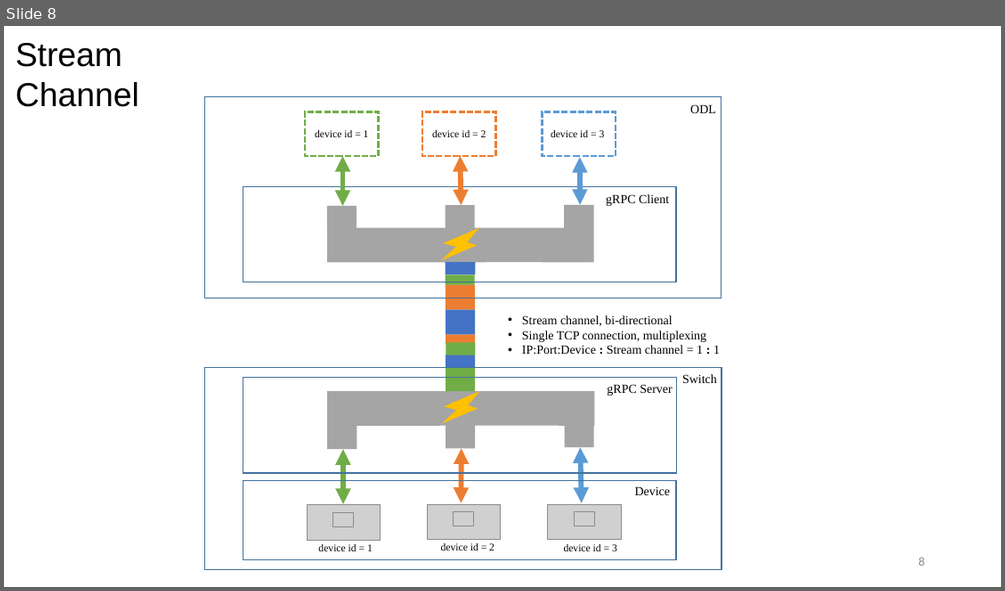
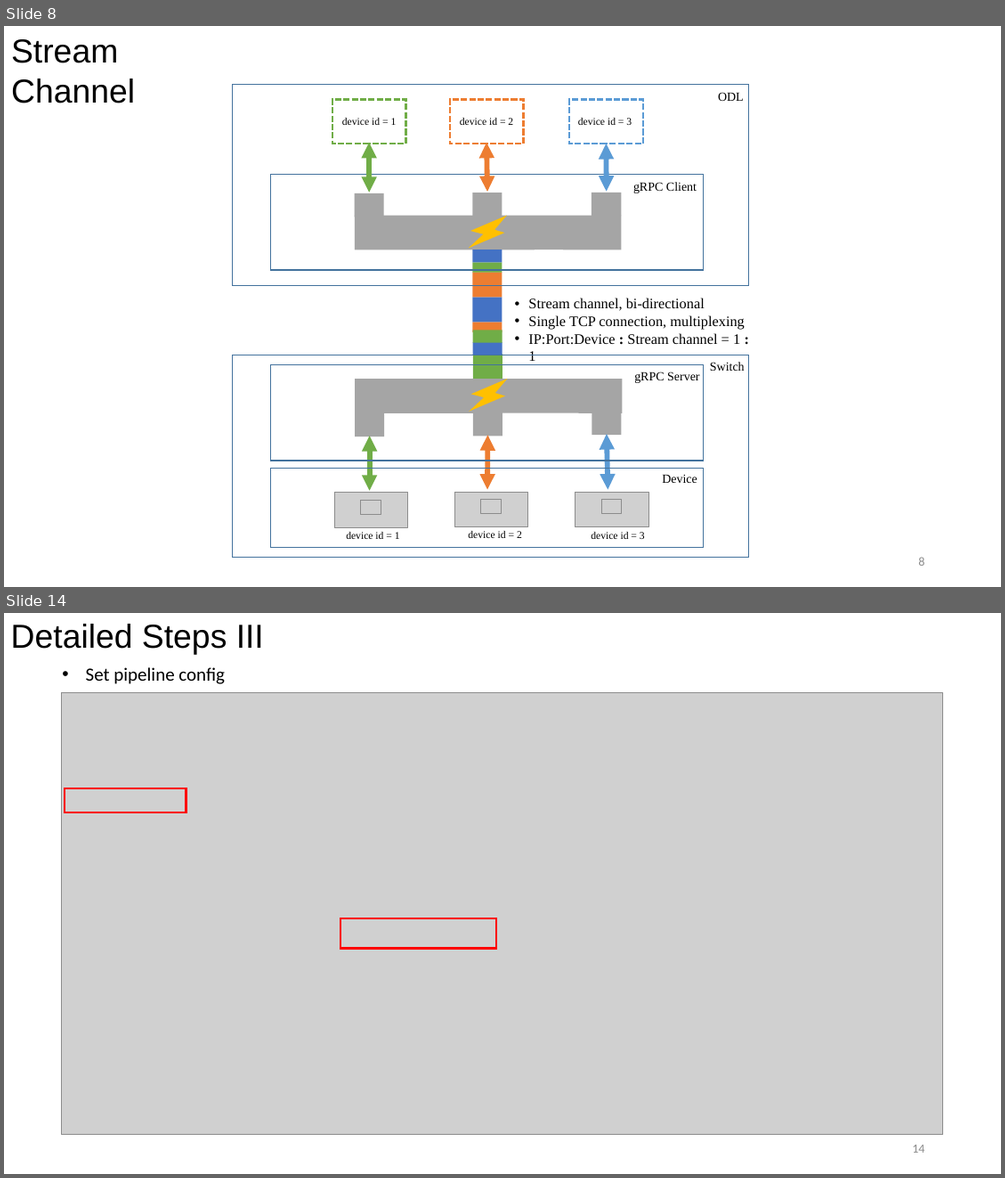
Before and after one commit to dingrui37/resources, a slide deck: ODL+P4 GNTC.pptx. Shown one above the other, each under a label of ours: slide 8 before the commit, slides 8 and 14 after it; the slides between them are not shown. The pictures are 1005x591 and 1005x1178 pixels, drawn with LibreOffice and Linux fonts; fonts in the diff are those of the drawing; grey boxes stand for pictures; background and template pictures are left out. Boxes give left, top, right and bottom in pixels: in the first picture for what was removed or moved away, otherwise in the second. Text is boxed around its words. In the diff, an @@ line names an element or a change of style, - is before the commit and + after.

```diff
--- a/ODL+P4 GNTC.pptx
+++ b/ODL+P4 GNTC.pptx
@@ slide 14 added at (4,613,1001,1174), background #FFFFFF @@
@@ text added at (11,624,264,655), 32 pt, text #000000 @@
+Detailed Steps III
@@ text added at (86,667,225,684), 18 pt, text #000000 @@
+• Set pipeline config
@@ picture added at (62,693,943,1135) @@
@@ rectangle added at (65,788,186,811), outline #FF0000 2 pt @@
@@ rectangle added at (340,918,496,948), outline #FF0000 2 pt @@
@@ page number added at (912,1144,924,1152), 12 pt, text #8C8C8C @@
+14
@@ slide 8 changed as well @@
@@ text "Stream Channel": place and size @@
-text "Stream Channel" at (16,43,139,107)
+text "Stream Channel" at (11,39,135,103)
@@ 22 rectangles, 8 texts, 6 pictures, 6 double arrows, 4 freeform shapes: place and size @@
-22 rectangles, 8 texts, 6 pictures, 6 double arrows, 4 freeform shapes at (205,96,722,570)
+22 rectangles, 8 texts, 6 pictures, 6 double arrows, 4 freeform shapes at (232,85,749,557)
@@ text "Stream channel, bi-directional": place and size @@
-text "Stream channel, bi-directional" at (522,315,720,354)
+text "Stream channel, bi-directional" at (528,297,744,361)
@@ text "Stream channel, bi-directional" at (528,297,744,361): size 12 to 14 pt @@
```
Also in this commit, not shown: 9 other slides changed, 11 other slides added, 1 slide removed.
